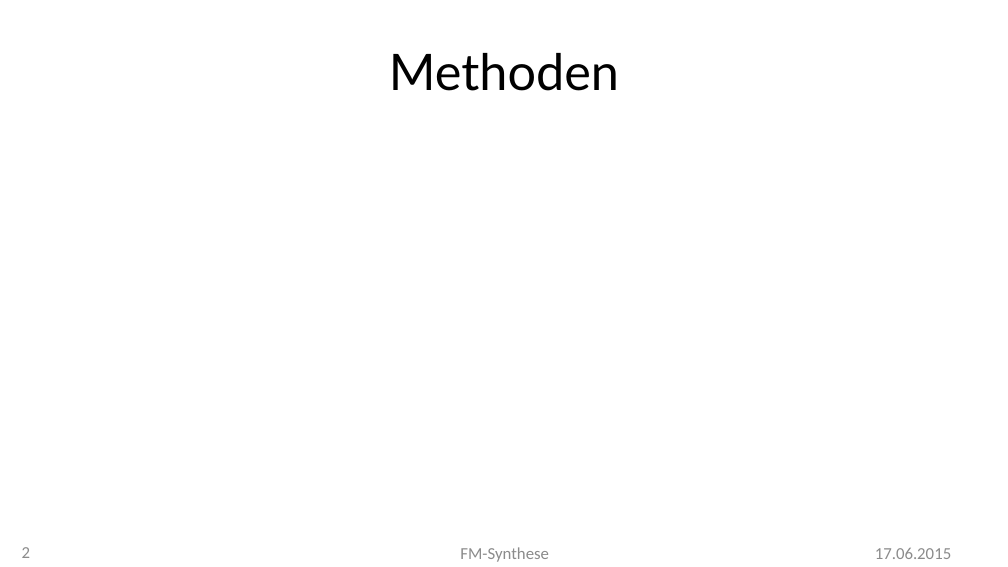
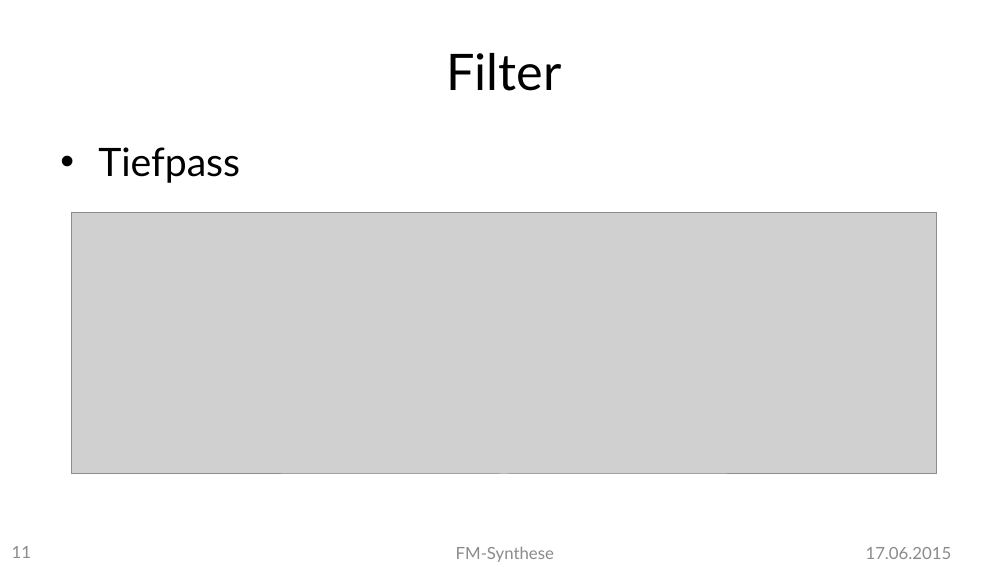
Before and after one commit to MBulli/VSeminar, a slide deck: slide 11 of Praesentation/FMSynthese-Gary.pptx (slide 2 before the commit). Drawn at 1008x567 pixels with LibreOffice and Linux fonts; fonts in the diff are those of the drawing; grey boxes stand for pictures; background and template pictures are left out. Boxes give left, top, right and bottom in pixels: in the first picture for what was removed or moved away, otherwise in the second. Text is boxed around its words. In the diff, an @@ line names an element or a change of style, - is before the commit and + after.

```diff
--- a/Praesentation/FMSynthese-Gary.pptx
+++ b/Praesentation/FMSynthese-Gary.pptx
@@ title at bbox=[446, 53, 561, 91]: text changed; text colour #2A2A2A to #000000 @@
-Methoden
+Filter
@@ text added at bbox=[98, 147, 240, 183], 28 pt, text #000000 @@
+• Tiefpass
@@ picture added at bbox=[72, 212, 936, 474] @@
@@ text "FM-Synthese" at bbox=[456, 546, 554, 562]: font Calibri to Lato, text colour #8E8E8E to #8C8C8C @@
@@ text "17.06.2015" at bbox=[866, 547, 952, 559]: font Calibri to Lato, text colour #8E8E8E to #8C8C8C @@
@@ page number at bbox=[12, 546, 31, 558]: text changed; font Calibri to Lato; text colour #8E8E8E to #8C8C8C @@
-2
+11
```
Also in this commit, not shown: 5 other slides changed, 15 slides added, 9 other files.
